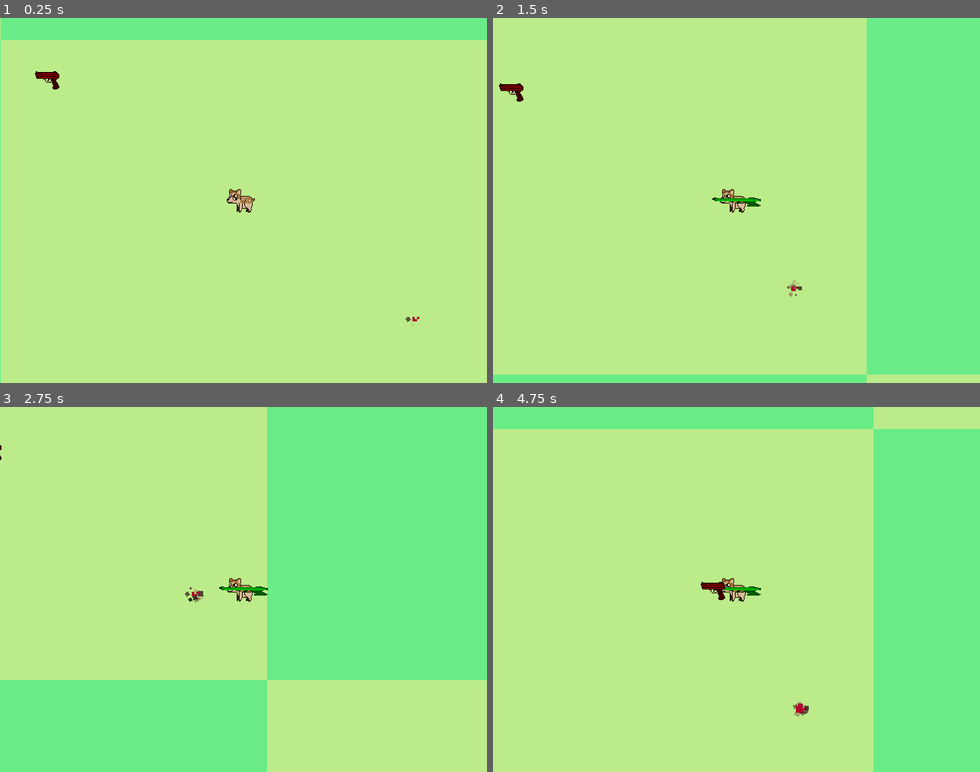
Above: before the commit, frames 1-4 (two rows, left to right).
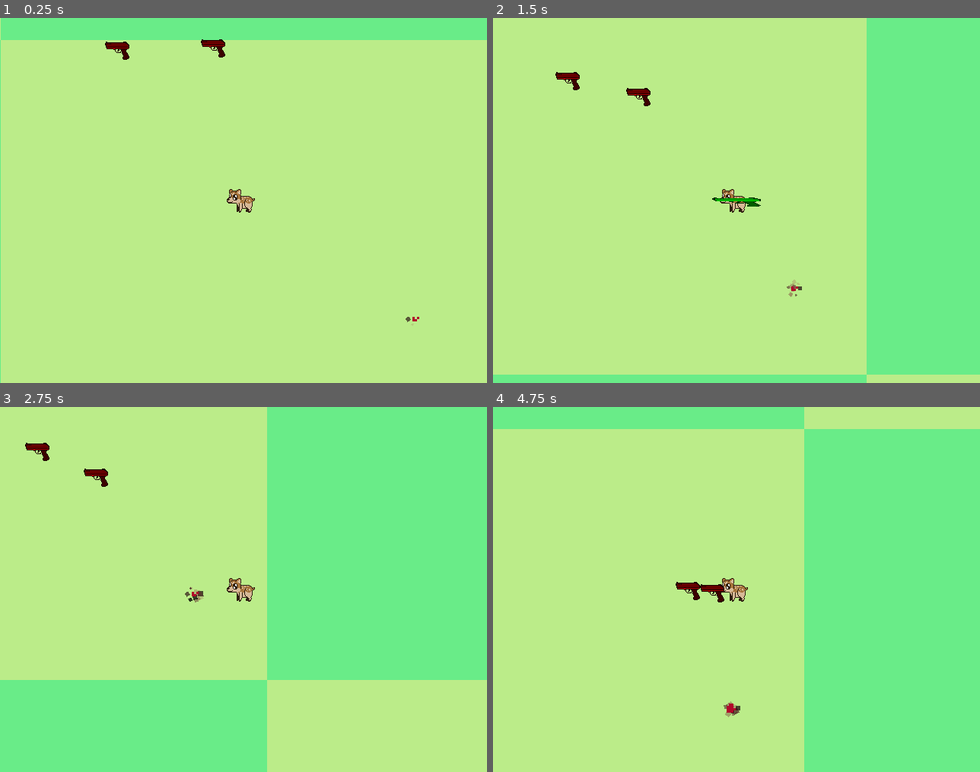
Above: after the commit, the same moments.

Repository: YhagoTomasini/CoverJam02_PTY
Game: Godot game, scene res://Scenes/main.tscn
Two runs of this game, one before a commit and one after it. Both use one fixed random seed, a clock stepped at 60 frames per second and the inputs below.
Inputs:
- Up to frame 1 (0.25 s): no input
- Up to frame 2 (1.5 s): tap Enter (ui_accept) at 0.5, 1.35 s; hold Right (ui_right) 0.53-1.28 s; hold Enter (ui_accept) 0.53-1.28 s; hold Down (ui_down) from 1.28 s (still down)
- Up to frame 3 (2.75 s): tap Enter (ui_accept) at 1.52, 1.82 s; release Down (ui_down) at 2.03 s; hold Right (ui_right) from 2.03 s (still down); hold Enter (ui_accept) from 2.03 s (still down)
- Up to frame 4 (4.75 s): release Right (ui_right) at 2.78 s; release Enter (ui_accept) at 2.78 s; hold Up (ui_up) 2.78-3.53 s; tap Enter (ui_accept) at 2.85, 3.02, 3.32, 4.35, 4.52 s; hold Enter (ui_accept) 3.53-4.28 s; hold Left (ui_left) from 3.53 s (still down)

The runs differ from the first frame. In frame 1, 0.4% of the frame differs, in the area x 7-47%, y 5-20%; in frame 2, 0.4%; in frame 3, 0.4%; in frame 4, 15%, in the area x 37-79%, y 0-100%.

Commit message:
Otimization enemy code and fix edge collision

Diff:
--- a/cover-jam-026-pty/Prefabs/Player.tscn
+++ b/cover-jam-026-pty/Prefabs/Player.tscn
@@ -157,10 +157,12 @@
 [sub_resource type="RectangleShape2D" id="RectangleShape2D_vxq8l"]
 size = Vector2(34, 34)
 
-[node name="CharacterBody2D" type="CharacterBody2D"]
+[node name="CharacterBody2D" type="CharacterBody2D" groups=["Player"]]
 collision_layer = 3
 collision_mask = 3
 script = ExtResource("1_kpjcp")
+
+[node name="Marker2D" type="Marker2D" parent="."]
 
 [node name="CollisionShape2D" type="CollisionShape2D" parent="."]
 shape = SubResource("RectangleShape2D_e80uo")
@@ -183,7 +185,4 @@
 [node name="CollisionShape2D" type="CollisionShape2D" parent="Area2D"]
 shape = SubResource("RectangleShape2D_vxq8l")
 
-[node name="Marker2D" type="Marker2D" parent="."]
-position = Vector2(31, 0)
-
 [connection signal="body_entered" from="Area2D" to="." method="_on_area_2d_body_entered"]
--- a/cover-jam-026-pty/Prefabs/enemy.gd
+++ /dev/null
@@ -1,23 +0,0 @@
-extends CharacterBody2D
-
-var is_name = "Enemy"
-var speed = 100.0
-var health = 10
-var damage = 10
-
-@onready var player = %Player
-
-func _physics_process(_delta: float) -> void:
-	# Movimentação do jogador
-	# print(position.direction_to(player.position))
-	var direction_x := position.direction_to(player.position).x
-	var direction_y := position.direction_to(player.position).y
-
-	if direction_x or direction_y:
-		velocity.x = direction_x * speed
-		velocity.y = direction_y * speed
-	else:
-		velocity.x = move_toward(velocity.x, 0, speed)
-		velocity.y = move_toward(velocity.y, 0, speed)
-
-	move_and_slide()
--- a/cover-jam-026-pty/Prefabs/enemy.tscn
+++ b/cover-jam-026-pty/Prefabs/enemy.tscn
@@ -1,12 +1,12 @@
 [gd_scene load_steps=4 format=3 uid="uid://btjs1kw6uvpn2"]
 
-[ext_resource type="Script" uid="uid://djwlgr8uux1my" path="res://Prefabs/enemy.gd" id="1_lgw76"]
+[ext_resource type="Script" uid="uid://djwlgr8uux1my" path="res://Scripts/enemy.gd" id="1_lgw76"]
 [ext_resource type="Texture2D" uid="uid://dxpm7p8nk0og2" path="res://Assets/pistol.png" id="2_lgw76"]
 
 [sub_resource type="RectangleShape2D" id="RectangleShape2D_4gyqm"]
 size = Vector2(32, 32)
 
-[node name="Enemy" type="CharacterBody2D"]
+[node name="Enemy" type="CharacterBody2D" groups=["Enemy"]]
 script = ExtResource("1_lgw76")
 
 [node name="CollisionShape2D" type="CollisionShape2D" parent="."]
--- a/cover-jam-026-pty/Scenes/main.tscn
+++ b/cover-jam-026-pty/Scenes/main.tscn
@@ -119,5 +119,8 @@
 collision_layer = 1
 collision_mask = 1
 
+[node name="Enemy2" parent="." instance=ExtResource("3_8gbba")]
+position = Vector2(274, -18)
+
 [node name="Enemy" parent="." instance=ExtResource("3_8gbba")]
-position = Vector2(40, 36)
+position = Vector2(137, -9)
--- /dev/null
+++ b/cover-jam-026-pty/Scripts/enemy.gd
@@ -0,0 +1,18 @@
+extends CharacterBody2D
+
+@export var is_name = "Enemy"
+@export var speed = 100.0
+@export var health = 10
+@export var damage = 10
+
+var player : CharacterBody2D
+
+func _ready() -> void:
+	player = get_tree().get_first_node_in_group("Player")
+
+func _physics_process(_delta: float) -> void:
+	var direction := position.direction_to(player.position)
+	velocity = direction * speed
+	# print(position.direction_to(player.position))
+
+	move_and_slide()
--- a/cover-jam-026-pty/Scripts/player.gd
+++ b/cover-jam-026-pty/Scripts/player.gd
@@ -1,12 +1,12 @@
 extends CharacterBody2D
 
 var is_name = "Player"
-var speed = 200.0
+@export var speed = 200.0
 var health = 100
 var level = 0
 var xp = 0
 
-var range = preload("res://range.tscn").instantiate()
+var range = preload("res://range.tscn")
 
 func Check_xp():
 	if xp >= Global.current_levelup:
@@ -34,8 +34,9 @@
 
 func _input(event: InputEvent) -> void:
 	if event.is_action_pressed("ui_accept"):
-		add_child(range)
+		var range_init = range.instantiate()
+		add_child(range_init)
 
 func _on_area_2d_body_entered(body: Node2D) -> void:
-	if body.is_name == "Enemy":
+	if body.is_in_group("Enemy"):
 		Damage(body.damage)
--- a/cover-jam-026-pty/Scripts/xp.gd
+++ b/cover-jam-026-pty/Scripts/xp.gd
@@ -4,8 +4,7 @@
 var is_name = "xp"
 
 func _on_body_entered(body: Node2D) -> void:
-	print("s")
-	if (body.is_name == "Player"):
+	if (body.is_in_group("Player")):
 		body.xp = body.xp + 10
 		body.check_xp()
 		queue_free()
--- a/cover-jam-026-pty/project.godot
+++ b/cover-jam-026-pty/project.godot
@@ -24,6 +24,11 @@
 window/size/viewport_width=640
 window/size/viewport_height=480
 window/stretch/mode="viewport"
+
+[global_group]
+
+Player=""
+Enemy=""
 
 [input]
 
--- /dev/null
+++ b/cover-jam-026-pty/range.gd
@@ -0,0 +1,10 @@
+extends Area2D
+
+# Called when the node enters the scene tree for the first time.
+func _ready() -> void:
+	global_position
+	await get_tree().create_timer(0.2).timeout
+	queue_free()
+
+func create():
+	pass
--- a/cover-jam-026-pty/range.tscn
+++ b/cover-jam-026-pty/range.tscn
@@ -1,11 +1,13 @@
-[gd_scene load_steps=3 format=3 uid="uid://qk5wtcg5ijhk"]
+[gd_scene load_steps=4 format=3 uid="uid://qk5wtcg5ijhk"]
 
 [ext_resource type="Texture2D" uid="uid://dxpm7p8nk0og2" path="res://Assets/pistol.png" id="1_60es3"]
+[ext_resource type="Script" uid="uid://bojlpexismyr5" path="res://range.gd" id="1_sunpe"]
 
 [sub_resource type="RectangleShape2D" id="RectangleShape2D_sunpe"]
 size = Vector2(32, 32)
 
 [node name="Range" type="Area2D"]
+script = ExtResource("1_sunpe")
 
 [node name="CollisionShape2D" type="CollisionShape2D" parent="."]
 scale = Vector2(2, 0.5)
@@ -15,5 +17,3 @@
 modulate = Color(0, 1, 0, 1)
 scale = Vector2(2, 0.5)
 texture = ExtResource("1_60es3")
-
-[node name="Marker2D" type="Marker2D" parent="."]
Renamed: cover-jam-026-pty/Prefabs/enemy.gd.uid -> cover-jam-026-pty/Scripts/enemy.gd.uid
Not shown, added: cover-jam-026-pty/range.gd.uid
